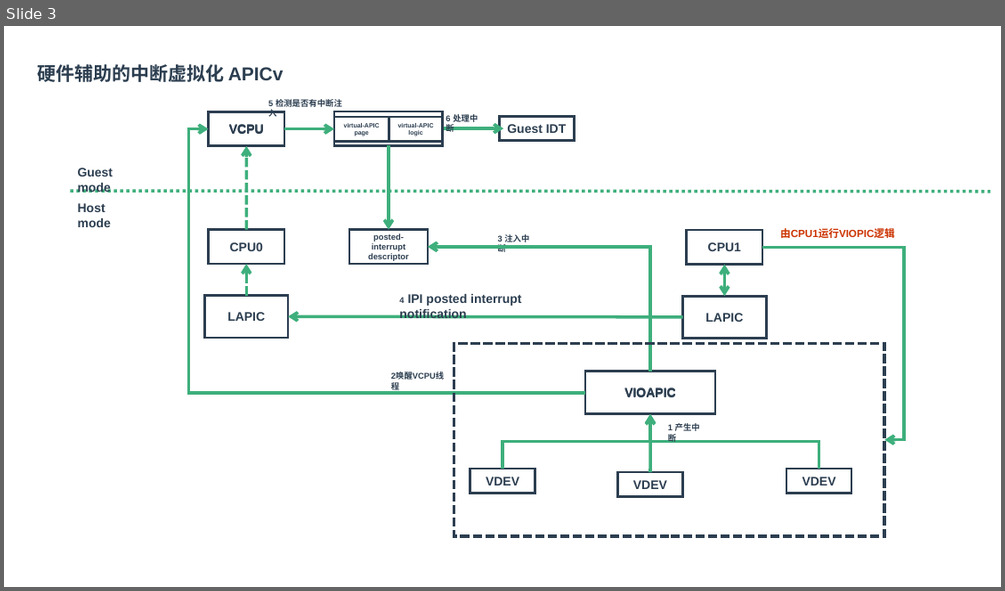
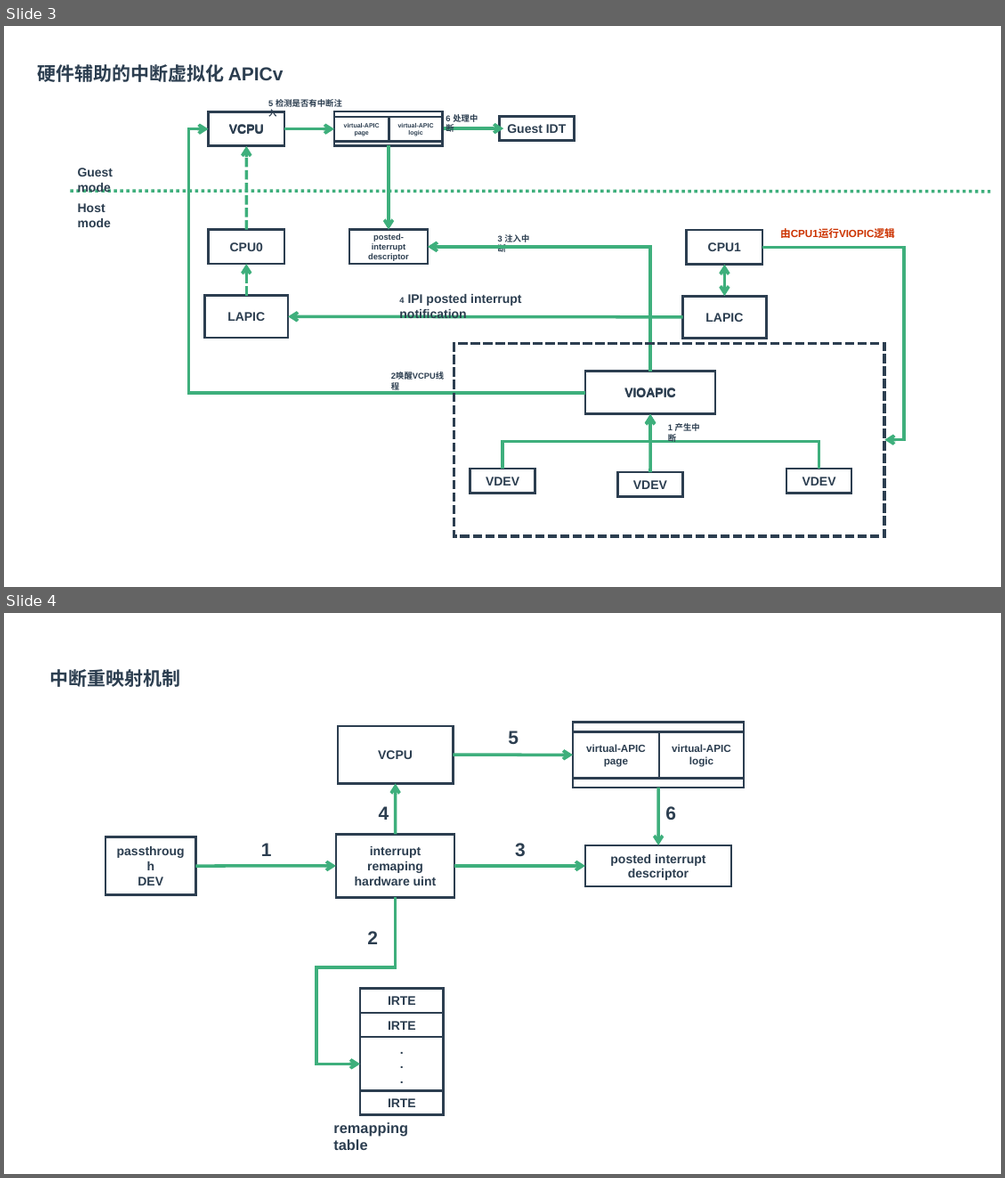
Before and after one commit to zaiqiang-dong/zaiqiang, a slide deck: picture/vitrualization/kvm/interupt/interupt.pptx. Shown one above the other, each under a label of ours: slide 3 before the commit, slides 3 and 4 after it. The pictures are 1005x591 and 1005x1178 pixels, drawn with LibreOffice and Linux fonts; fonts in the diff are those of the drawing. Boxes give left, top, right and bottom in pixels: in the first picture for what was removed or moved away, otherwise in the second. Text is boxed around its words. In the diff, an @@ line names an element or a change of style, - is before the commit and + after.

```diff
--- a/picture/vitrualization/kvm/interupt/interupt.pptx
+++ b/picture/vitrualization/kvm/interupt/interupt.pptx
@@ slide 4 added at <box>4,613,1001,1174</box>, background #FFFFFF @@
@@ text added at <box>50,669,181,687</box>, 18 pt, text #2C3E50, bold @@
+中断重映射机制
@@ rectangle added at <box>338,726,453,784</box>, outline #2C3E50 2.25 pt, 12 pt, text #2C3E50, bold @@
+VCPU
@@ text added at <box>508,730,518,744</box>, 18 pt, text #2C3E50, bold @@
+5
@@ rectangle added at <box>573,722,744,787</box>, outline #2C3E50 2.25 pt @@
@@ rectangle added at <box>573,732,659,779</box>, outline #2C3E50 2.25 pt, 10 pt, text #2C3E50, bold @@
+virtual-APIC page
@@ rectangle added at <box>659,732,744,779</box>, outline #2C3E50 2.25 pt, 10 pt, text #2C3E50, bold @@
+virtual-APIC
+logic
@@ arrow added from (453, 755) to (573, 755), #3EAF7C 3 pt @@
@@ arrow added from (395, 835) to (395, 784), #3EAF7C 3 pt @@
@@ arrow added from (658, 787) to (658, 845), #3EAF7C 3 pt @@
@@ text added at <box>379,806,389,819</box>, 18 pt, text #2C3E50, bold @@
+4
@@ text added at <box>665,806,676,819</box>, 18 pt, text #2C3E50, bold @@
+6
@@ rectangle added at <box>105,837,195,895</box>, outline #2C3E50 2.25 pt, 12 pt, text #2C3E50, bold @@
+passthrough
+DEV
@@ text added at <box>261,843,272,856</box>, 18 pt, text #2C3E50, bold @@
+1
@@ rectangle added at <box>336,835,455,898</box>, outline #2C3E50 2.25 pt, 12 pt, text #2C3E50, bold @@
+interrupt remaping
+hardware uint
@@ text added at <box>515,843,526,857</box>, 18 pt, text #2C3E50, bold @@
+3
@@ rectangle added at <box>585,845,731,887</box>, outline #2C3E50 2.25 pt, 12 pt, text #2C3E50, bold @@
+posted interrupt descriptor
@@ arrow added from (195, 866) to (336, 866), #3EAF7C 3 pt @@
@@ arrow added from (455, 866) to (585, 866), #3EAF7C 3 pt @@
@@ elbow arrow added from (395, 897) to (360, 1064), #3EAF7C 3 pt @@
@@ text added at <box>367,931,378,944</box>, 18 pt, text #2C3E50, bold @@
+2
@@ rectangle added at <box>360,989,444,1013</box>, outline #2C3E50 2.25 pt, 12 pt, text #2C3E50, bold @@
+IRTE
@@ rectangle added at <box>360,1013,444,1037</box>, outline #2C3E50 2.25 pt, 12 pt, text #2C3E50, bold @@
+IRTE
@@ rectangle added at <box>360,1037,444,1091</box>, outline #2C3E50 2.25 pt, 12 pt, text #2C3E50, bold @@
+.
+.
+.
@@ rectangle added at <box>360,1091,444,1116</box>, outline #2C3E50 2.25 pt, 12 pt, text #2C3E50, bold @@
+IRTE
@@ text added at <box>333,1122,408,1150</box>, 14 pt, text #2C3E50, bold @@
+remapping table
```
Also in this commit, not shown: 1 slide removed, 19 other files.
